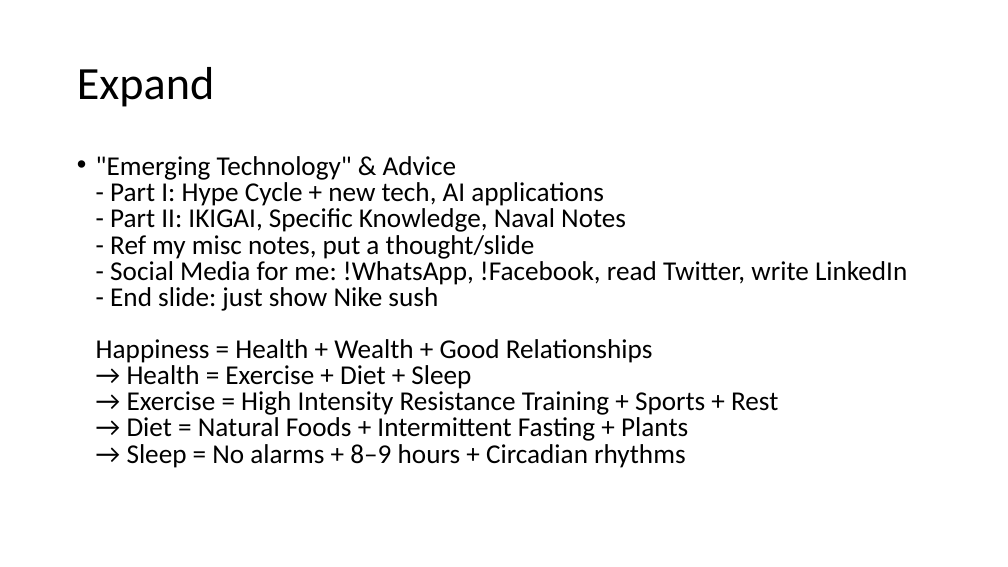
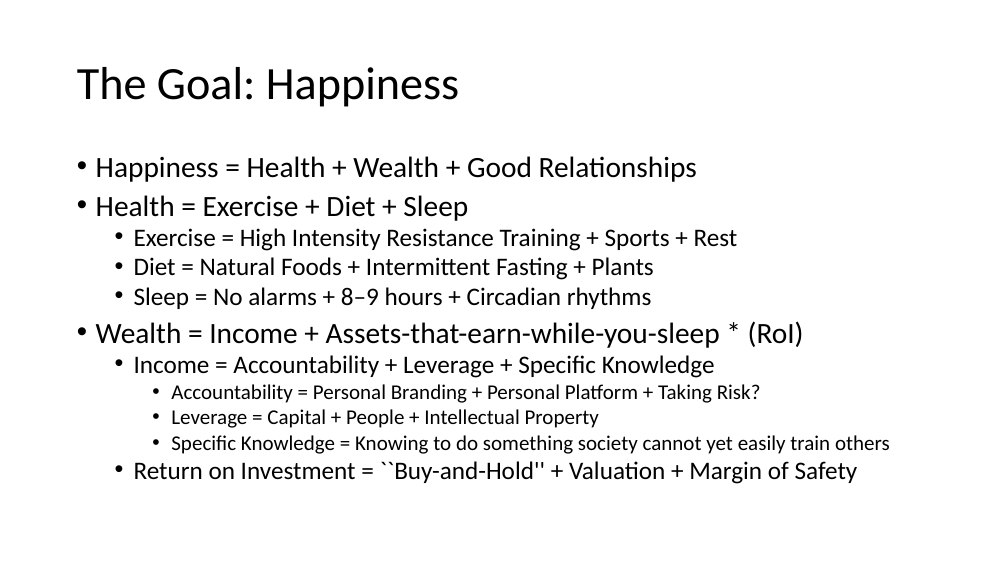
Before and after one commit to yogeshhk/Publications, a slide deck: slide 11 of Talk_EmergingTechnologies_MES_March13.pptx (slide 2 before the commit). Drawn at 1008x567 pixels with LibreOffice and Linux fonts; fonts in the diff are those of the drawing. Boxes give left, top, right and bottom in pixels: in the first picture for what was removed or moved away, otherwise in the second. Text is boxed around its words. In the diff, an @@ line names an element or a change of style, - is before the commit and + after.

Commit message:
Added to Hype Cycle lecture

```diff
--- a/Talk_EmergingTechnologies_MES_March13.pptx
+++ b/Talk_EmergingTechnologies_MES_March13.pptx
@@ title at (x1=77, y1=67, x2=459, y2=107): text changed @@
-Expand
+The Goal: Happiness
@@ text at (x1=96, y1=156, x2=890, y2=484): text changed; size 25.9 to 24 pt @@
-• "Emerging Technology" & Advice
-  - Part I: Hype Cycle + new tech, AI applications
-  - Part II: IKIGAI, Specific Knowledge, Naval Notes
-  - Ref my misc notes, put a thought/slide
-  - Social Media for me: !WhatsApp, !Facebook, read Twitter, write LinkedIn
-  - End slide: just show Nike sush
-  Happiness = Health + Wealth + Good Relationships
-  → Health = Exercise + Diet + Sleep
-  → Exercise = High Intensity Resistance Training + Sports + Rest
-  → Diet = Natural Foods + Intermittent Fasting + Plants
-  → Sleep = No alarms + 8–9 hours + Circadian rhythms
+• Happiness = Health + Wealth + Good Relationships
+• Health = Exercise + Diet + Sleep
+  • Exercise = High Intensity Resistance Training + Sports + Rest
+  • Diet = Natural Foods + Intermittent Fasting + Plants
+  • Sleep = No alarms + 8–9 hours + Circadian rhythms
+• Wealth = Income + Assets-that-earn-while-you-sleep * (RoI)
+  • Income = Accountability + Leverage + Specific Knowledge
+    • Accountability = Personal Branding + Personal Platform + Taking Risk?
+    • Leverage = Capital + People + Intellectual Property
+    • Specific Knowledge = Knowing to do something society cannot yet easily train others
+  • Return on Investment = ``Buy-and-Hold'' + Valuation + Margin of Safety
```
Also in this commit, not shown: 3 other slides changed, 8 slides added, 1 slide removed, 1 other file.
